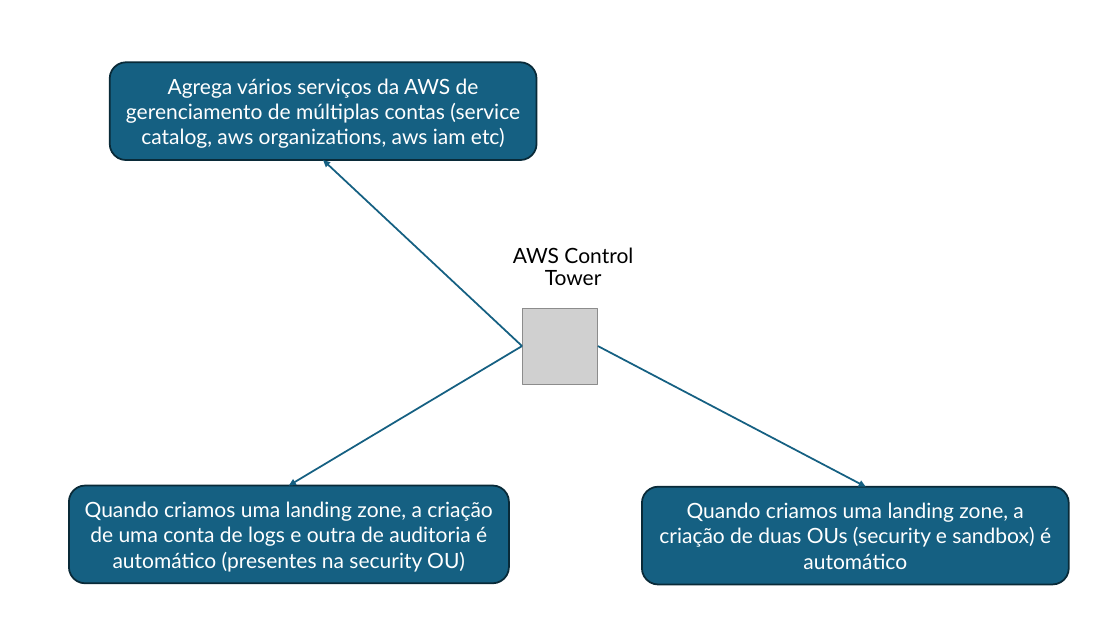
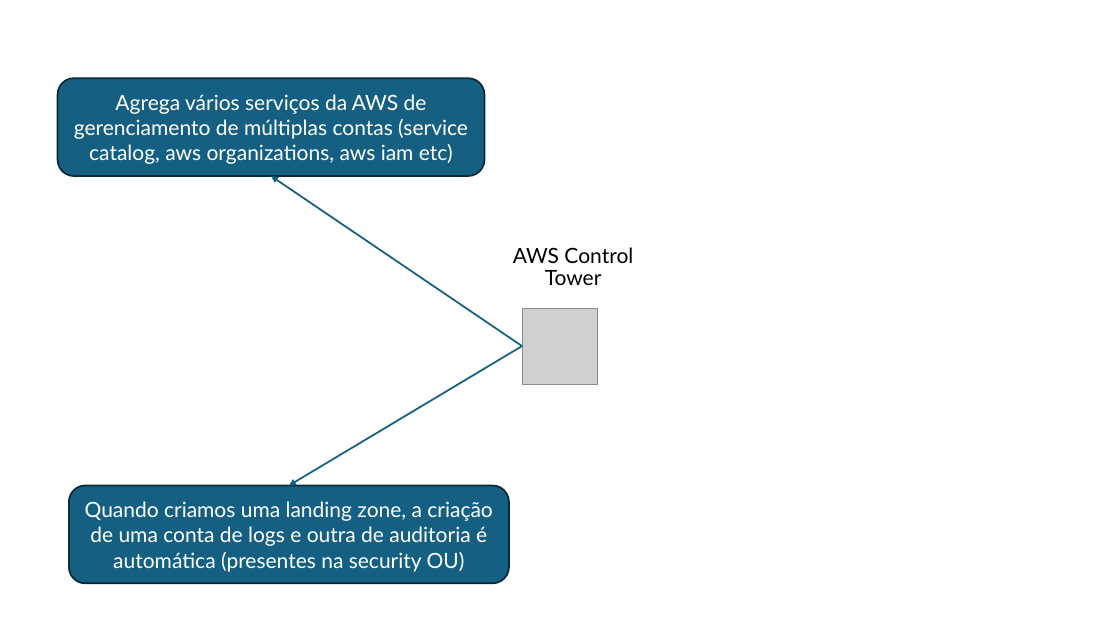
Before and after one commit to marcelomamorim/preparation-solutions-architect-associate, a slide deck: slide 18 of assets/slides/Semana2-30-06-2024.pptx. Drawn at 1120x630 pixels with LibreOffice and Linux fonts; fonts in the diff are those of the drawing; grey boxes stand for pictures. Boxes give left, top, right and bottom in pixels: in the first picture for what was removed or moved away, otherwise in the second. Text is boxed around its words. In the diff, an @@ line names an element or a change of style, - is before the commit and + after.

```diff
--- a/assets/slides/Semana2-30-06-2024.pptx
+++ b/assets/slides/Semana2-30-06-2024.pptx
@@ rounded rectangle "Agrega vários serviços da AWS ...": place and size @@
-rounded rectangle "Agrega vários serviços da AWS ..." at box(110, 62, 537, 160)
+rounded rectangle "Agrega vários serviços da AWS ..." at box(58, 78, 485, 176)
@@ arrow moved from (523, 346) - (323, 160) to (523, 346) - (271, 176) @@
@@ arrow removed from (598, 346) to (866, 486) @@
@@ text in rounded rectangle at box(85, 501, 492, 572): text changed @@
-Quando criamos uma landing zone, a criação de uma conta de logs e outra de auditoria é automático (presentes na security OU)
+Quando criamos uma landing zone, a criação de uma conta de logs e outra de auditoria é automática (presentes na security OU)
@@ rounded rectangle removed at box(642, 486, 1069, 584) @@
-Quando criamos uma landing zone, a criação de duas OUs (security e sandbox) é automático
```
Also in this commit, not shown: 4 other slides changed, 4 other files.
